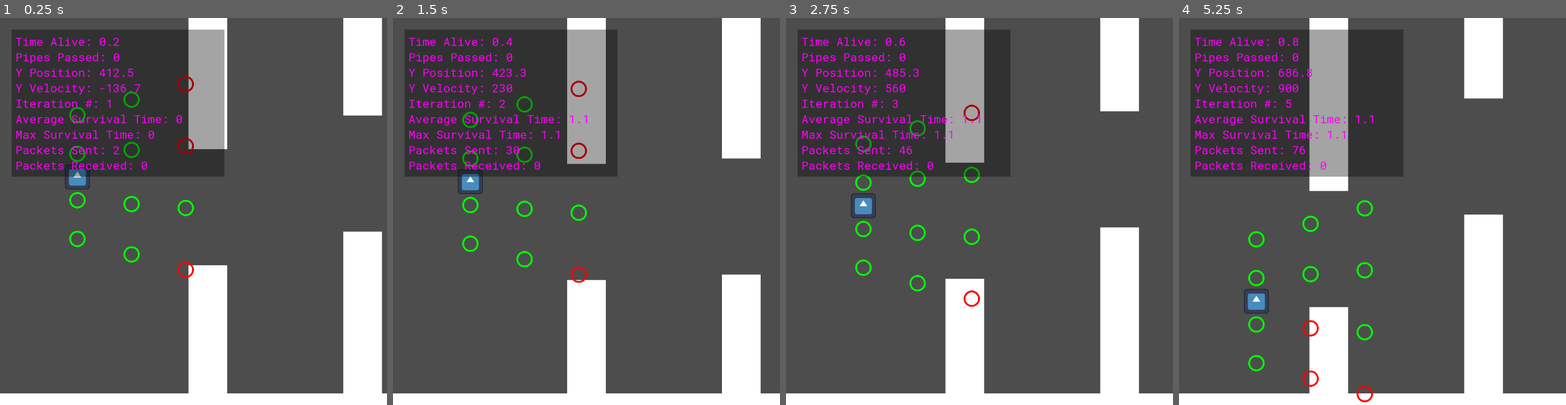
Above: before the commit, frames 1-4 (left to right).
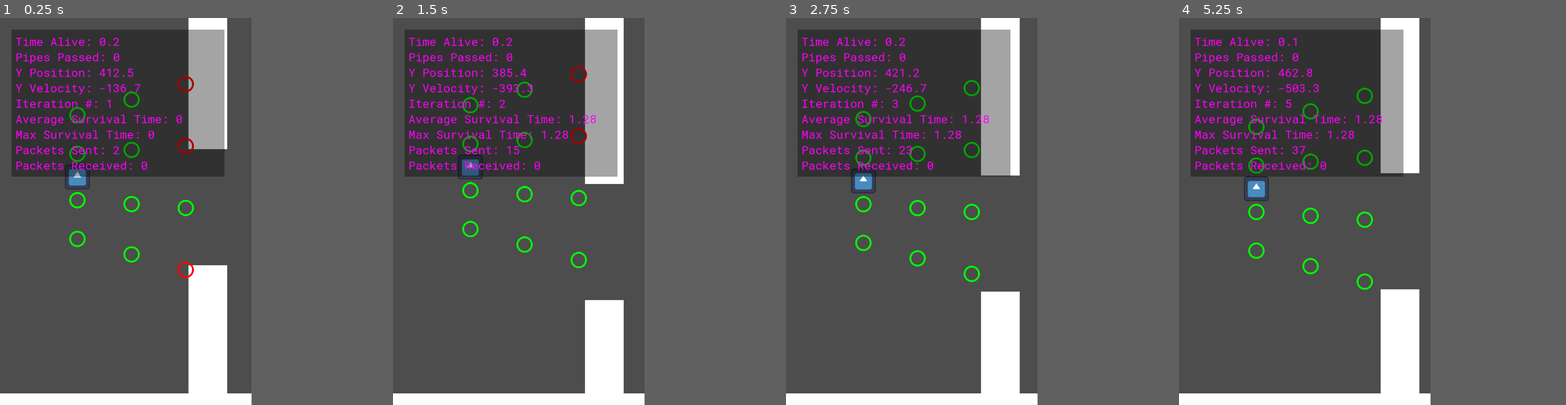
Above: after the commit, the same moments.

Repository: rosejoshua/FlappyML
Game: Godot game, scene res://main.tscn
Two runs of this game, one before a commit and one after it. Both use one fixed random seed, a clock stepped at 60 frames per second and the inputs below. The engine's default icon, where the game draws it, is replaced by a stand-in: a white triangle on a blue panel in a dark square.
Inputs:
- Up to frame 1 (0.25 s): no input
- Up to frame 2 (1.5 s): tap Enter (ui_accept) at 0.5, 0.6, 0.77, 1.07, 1.35 s
- Up to frame 3 (2.75 s): tap Enter (ui_accept) at 1.52, 1.82, 2.1 s
- Up to frame 4 (5.25 s): tap Enter (ui_accept) at 2.85, 3.02, 3.32, 3.6, 3.77, 4.07, 4.35, 4.52, 4.82, 5.1 s
The window is 800x800 before the commit and 520x800 after it. Grey fills any space a smaller window leaves; there, only what the larger window draws over its background counts as a difference.

The runs differ from the first frame. In frame 1, 7.8% of the frame differs, in the area x 65-100%, y 0-100%; in frame 2, 16%; in frame 3, 22%; in frame 4, 23%, in the area x 16-100%, y 0-100%.

Commit message:
final commit?

Diff:
--- a/Player.gd
+++ b/Player.gd
@@ -10,7 +10,7 @@
 const MIN_PIPE_OFFSET = 20
 const START_PIPE_GAP = 400
 const MIN_PIPE_GAP = 300
-const NUM_PIPES = 4
+const NUM_PIPES = 3
 const TIME_ALIVE_TXT = "Time Alive: "
 const NUM_PIPES_TXT = "Pipes Passed: "
 const POS_TXT = "Y Position: "
@@ -51,6 +51,14 @@
 var id
 
 func _ready():
+	var arguments = {}
+	for argument in OS.get_cmdline_args():
+		# Parse valid command-line arguments into a dictionary
+		if argument.find("=") > -1:
+			var key_value = argument.split("=")
+			arguments[key_value[0].lstrip("--")] = key_value[1]
+			print(key_value[0])
+
 	id = rng.randi_range(1,999999)
 	get_window().title += " - id:" + str(id)
 	packets_sent = 0
@@ -215,8 +223,8 @@
 	velocity.y += gravity * delta
 	velocity.y = clampf(velocity.y, -MAX_Y_VELOCITY, MAX_Y_VELOCITY)
 	# Human jump
-#	if Input.is_action_just_pressed("ui_accept"):
-#		jump()
+	if Input.is_action_just_pressed("ui_accept"):
+		jump()
 	if make_jump_decision():
 		jump()
 
--- a/project.godot
+++ b/project.godot
@@ -12,12 +12,12 @@
 
 config/name="GodotFlappy"
 run/main_scene="res://main.tscn"
-config/features=PackedStringArray("4.1", "Forward Plus")
+config/features=PackedStringArray("4.2", "Forward Plus")
 config/icon="res://icon.svg"
 
 [display]
 
-window/size/viewport_width=1000
+window/size/viewport_width=650
 window/size/viewport_height=1000
 window/size/resizable=false
 
Not shown, changed: export_presets.cfg
